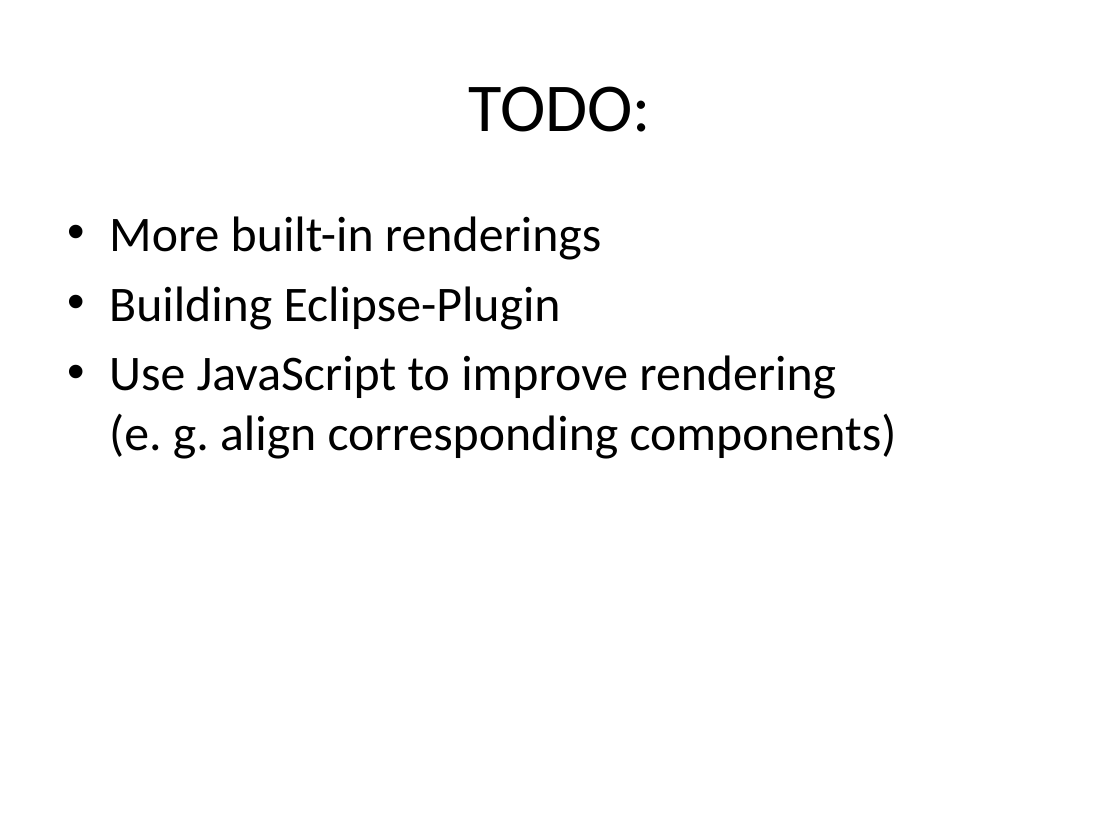
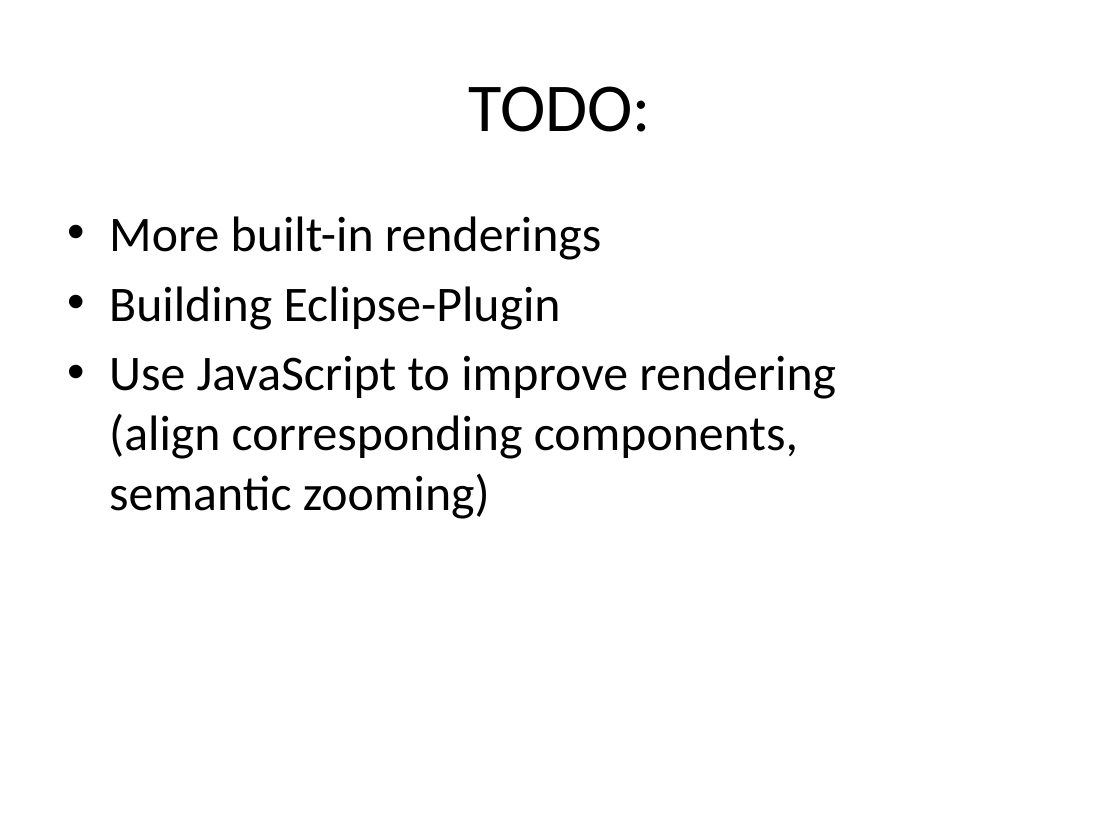
Before and after one commit to CedricReichenbach/DoodleDebug, a slide deck: slide 9 of presentations/Demo DoodleDebug Jan-2011.pptx (slide 13 before the commit). Drawn at 1120x840 pixels with LibreOffice and Linux fonts; fonts in the diff are those of the drawing. Boxes give left, top, right and bottom in pixels: in the first picture for what was removed or moved away, otherwise in the second. Text is boxed around its words. In the diff, an @@ line names an element or a change of style, - is before the commit and + after.

Commit message:
presentation stuff

```diff
--- a/presentations/Demo DoodleDebug Jan-2011.pptx
+++ b/presentations/Demo DoodleDebug Jan-2011.pptx
@@ text at box(109, 355, 836, 519): text changed @@
-• Use JavaScript to improve rendering
-  (e. g. align corresponding components)
+• Use JavaScript to improve rendering
+  (align corresponding components,
+  semantic zooming)
```
Also in this commit, not shown: 2 other slides changed, 4 slides removed, 9 other files.
